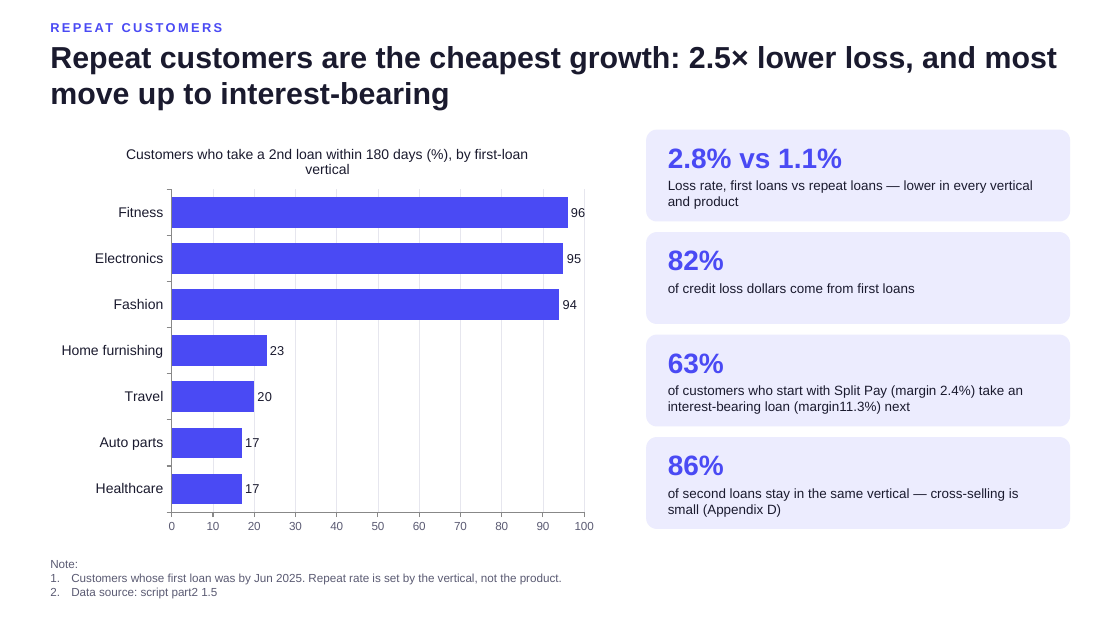
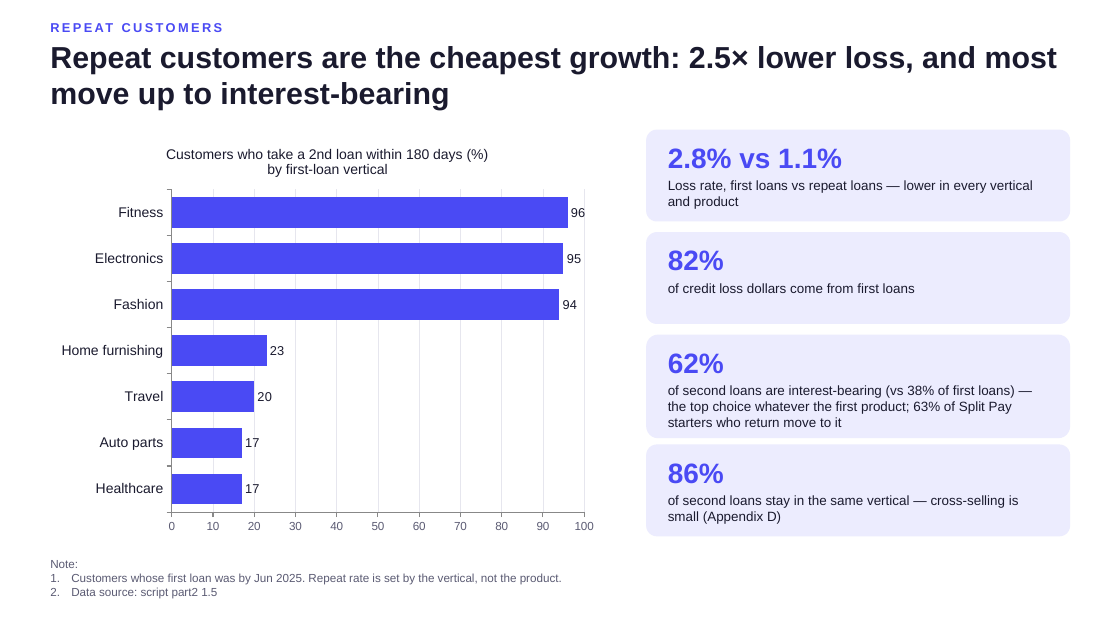
Before and after one commit to BrittanyZ919/Affirm-take-home-assignment, a slide deck: slide 5 of deck/portfolio_recommendation.pptx. Drawn at 1120x630 pixels with LibreOffice and Linux fonts; fonts in the diff are those of the drawing. Boxes give left, top, right and bottom in pixels: in the first picture for what was removed or moved away, otherwise in the second. Text is boxed around its words. In the diff, an @@ line names an element or a change of style, - is before the commit and + after.

```diff
--- a/deck/portfolio_recommendation.pptx
+++ b/deck/portfolio_recommendation.pptx
@@ bar chart at bbox=[50, 130, 605, 542] @@
@@ title "Customers who take a 2nd loan within 180 days (%), by first-loan vertical" to "Customers who take a 2nd loan within 180 days (%) by first-loan vertical" @@
@@ rounded rectangle: place and size @@
-rounded rectangle at bbox=[647, 335, 1070, 426]
+rounded rectangle at bbox=[647, 335, 1070, 438]
@@ text at bbox=[668, 353, 724, 374]: text changed @@
-63%
+62%
@@ text at bbox=[668, 385, 1015, 427]: text changed @@
-of customers who start with Split Pay (margin 2.4%) take an interest-bearing loan (margin11.3%) next
+of second loans are interest-bearing (vs 38% of first loans) — the top choice whatever the first product; 63% of Split Pay starters who return move to it
@@ rounded rectangle: place and size @@
-rounded rectangle at bbox=[647, 438, 1070, 528]
+rounded rectangle at bbox=[647, 445, 1070, 536]
@@ text "86%": place and size @@
-text "86%" at bbox=[668, 455, 724, 476]
+text "86%" at bbox=[668, 463, 724, 484]
@@ text "of second loans stay in ...": place and size @@
-text "of second loans stay in ..." at bbox=[668, 488, 1019, 517]
+text "of second loans stay in ..." at bbox=[668, 495, 1019, 524]
```
Also in this commit, not shown: 4 other slides changed, 2 slides added.
